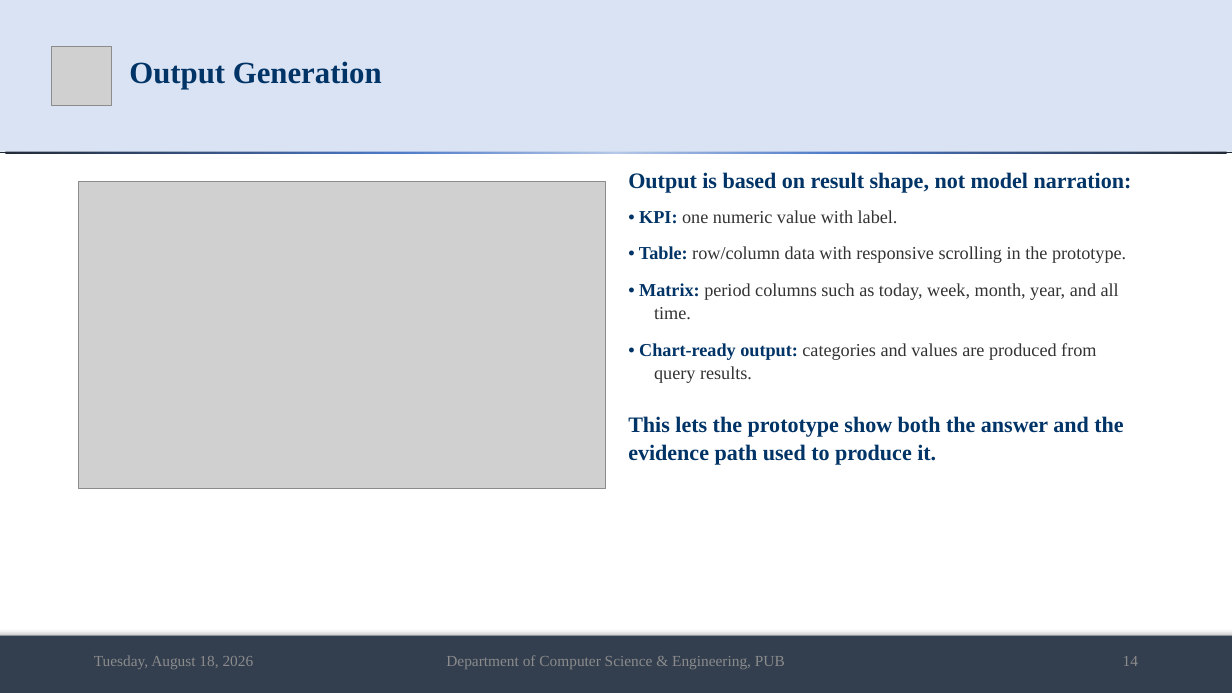
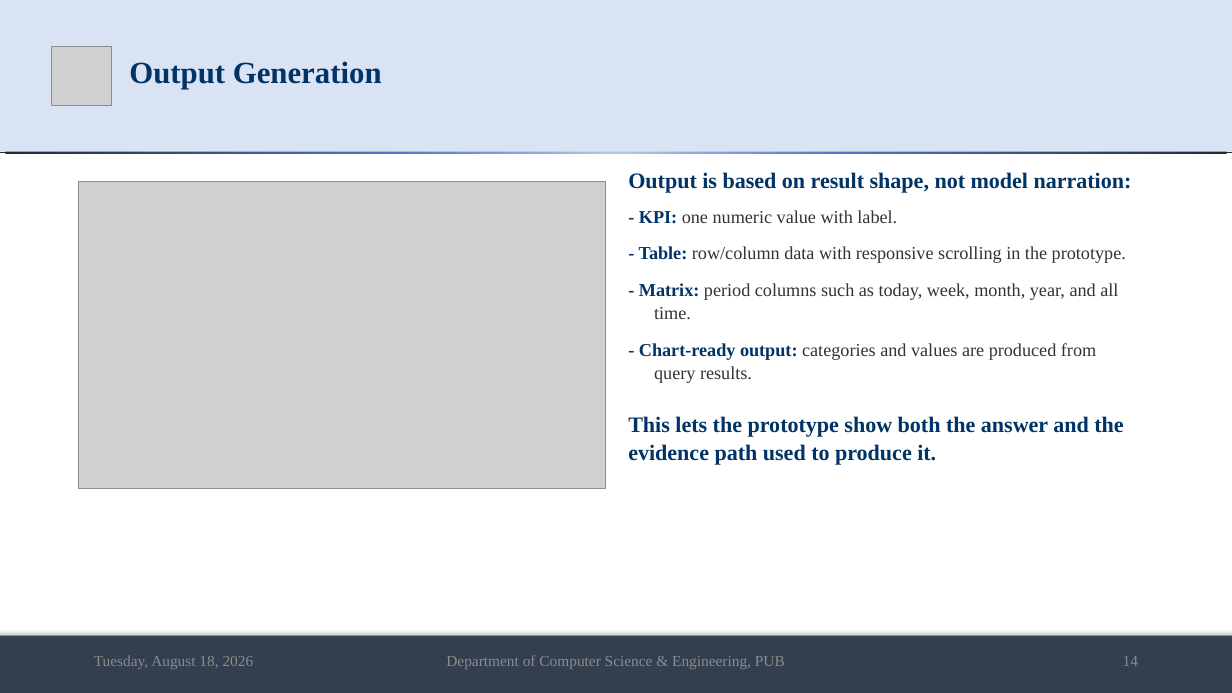
Before and after one commit to md-riaz/AEGIS-Research, a slide deck: slide 14 of docs/scripts/Md_Riaz_Final_Defense_0322310105101024.pptx. Drawn at 1232x693 pixels with LibreOffice and Linux fonts; fonts in the diff are those of the drawing; grey boxes stand for pictures. Boxes give left, top, right and bottom in pixels: in the first picture for what was removed or moved away, otherwise in the second. Text is boxed around its words. In the diff, an @@ line names an element or a change of style, - is before the commit and + after.

```diff
--- a/docs/scripts/Md_Riaz_Final_Defense_0322310105101024.pptx
+++ b/docs/scripts/Md_Riaz_Final_Defense_0322310105101024.pptx
@@ text at (x1=639, y1=210, x2=1126, y2=383): text changed @@
-• KPI: one numeric value with label.
-• Table: row/column data with responsive scrolling in the prototype.
-• Matrix: period columns such as today, week, month, year, and all time.
-• Chart-ready output: categories and values are produced from query results.
+- KPI: one numeric value with label.
+- Table: row/column data with responsive scrolling in the prototype.
+- Matrix: period columns such as today, week, month, year, and all time.
+- Chart-ready output: categories and values are produced from query results.
```
Also in this commit, not shown: 12 other slides changed, 2 slides added, 2 slides removed, 15 other files.
